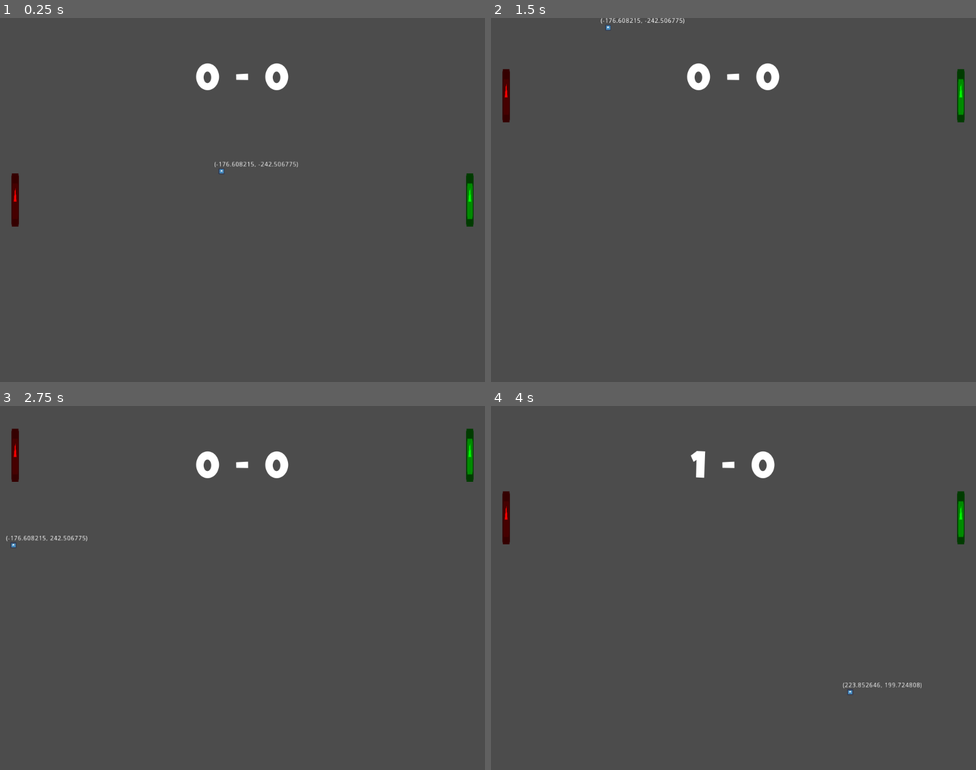
Above: before the commit, frames 1-4 (two rows, left to right).
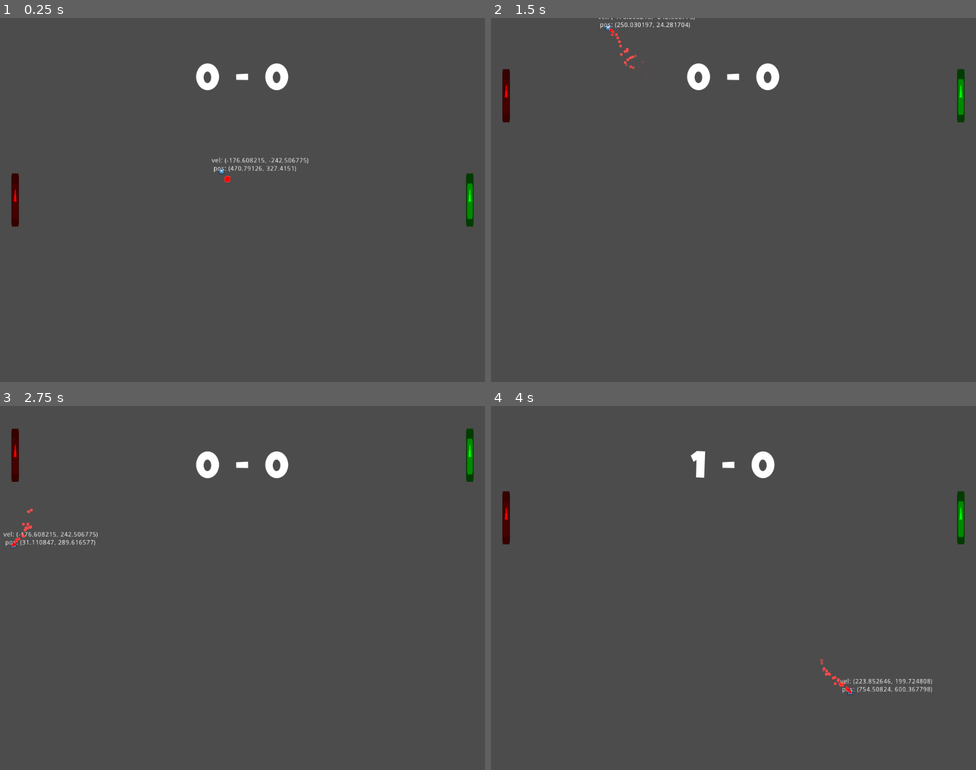
Above: after the commit, the same moments.

Repository: lpabion/pong-revival
Game: Godot game, scene res://main/Main.tscn
Two runs of this game, one before a commit and one after it. Both use one fixed random seed, a clock stepped at 60 frames per second and the inputs below. The engine's default icon, where the game draws it, is replaced by a stand-in: a white triangle on a blue panel in a dark square.
Inputs:
- Up to frame 1 (0.25 s): no input
- Up to frame 2 (1.5 s): hold Up (ui_up) 0.53-1.28 s; hold Down (ui_down) from 1.28 s (still down)
- Up to frame 3 (2.75 s): release Down (ui_down) at 2.03 s; hold Up (ui_up) from 2.03 s (still down)
- Up to frame 4 (4 s): release Up (ui_up) at 3.53 s; hold Down (ui_down) from 3.53 s (still down)

The runs differ from the first frame. In frame 1, 0.3% of the frame differs, in the area x 43-64%, y 38-46%; in frame 2, 0.3%; in frame 3, 0.4%; in frame 4, 0.4%, in the area x 67-91%, y 69-80%.

Commit message:
added particles on ball

Diff:
--- a/Main.gd
+++ b/Main.gd
@@ -28,7 +28,7 @@
     var bottom_wall_poly := CollisionPolygon2D.new()
     bottom_wall_poly.polygon = PoolVector2Array([Vector2(0, _screen_size.y), Vector2(_screen_size.x, _screen_size.y), Vector2(_screen_size.x, 768), Vector2(0, _screen_size.y)])
     bottom_wall.add_child(bottom_wall_poly)
-    bottom_wall.name = "borrom_wall"
+    bottom_wall.name = "bottom_wall"
     self.add_child(bottom_wall)
 
 
--- /dev/null
+++ b/ball/Particles.gd
@@ -0,0 +1,57 @@
+extends Node2D
+
+var particles := []
+var particles_number := 50
+
+
+func _ready() -> void:
+    particles = initialize_particles()
+
+
+func _draw() -> void:
+    for particle in particles:
+        draw_circle(particle[0], particle[2], particle[3])
+
+
+func _process(delta: float) -> void:
+    update_particles(delta)
+    update()
+
+
+func initialize_particles() -> Array:
+    var p_array := []
+
+    for n in range(particles_number):
+        p_array.append(new_particle())
+
+    return p_array
+
+
+func update_particles(delta: float) -> void:
+    for i in range(particles.size()):
+        particles[i][0] += particles[i][1] * delta
+        particles[i][3] = Color(255.0, 0.0, 0.0, particles[i][3][3] * 0.9)
+        particles[i][4] -= delta * 50
+        if particles[i][4] < 0:
+            particles[i] = new_particle()
+
+
+func new_particle() -> Array:
+    var parameters := []
+    var size := 3
+    var lifetime := rand_range(10.0, 200.0)
+    var rand_dir_x := rand_range(0.8, 1.0)
+    var rand_dir_y := rand_range(0.8, 1.0)
+    var position : Vector2 = get_parent().get_node("Ball").position
+    var velocity : Vector2 = get_parent().get_node("Ball").ball_velocity * 0.8
+    velocity.x *= rand_dir_x
+    velocity.y *= rand_dir_y
+    var color := Color(255.0, 0.0, 0.0, 1)
+
+    parameters.append(position)
+    parameters.append(velocity)
+    parameters.append(size)
+    parameters.append(color)
+    parameters.append(lifetime)
+
+    return parameters
--- a/ball/ball.gd
+++ b/ball/ball.gd
@@ -35,7 +35,7 @@
 
 
 func _physics_process(delta):
-    $ball_stats.text = str(ball_velocity)
+    $Ball_stats.text = "vel: " + str(ball_velocity) + "\n pos: " + str(position)
     var collision := move_and_collide(ball_velocity * delta)
 
     if collision:
--- a/ball/ball.tscn
+++ b/ball/ball.tscn
@@ -16,10 +16,10 @@
 [node name="CollisionShape2D" type="CollisionShape2D" parent="."]
 shape = SubResource( 1 )
 
-[node name="ball_stats" type="Label" parent="."]
-margin_left = -16.0
-margin_top = -21.0
-margin_right = 16.0
+[node name="Ball_stats" type="Label" parent="."]
+margin_left = -21.0
+margin_top = -29.0
+margin_right = 21.0
 margin_bottom = -7.0
 __meta__ = {
 "_edit_use_anchors_": false
--- a/main/Main.tscn
+++ b/main/Main.tscn
@@ -1,7 +1,8 @@
-[gd_scene load_steps=7 format=2]
+[gd_scene load_steps=8 format=2]
 
 [ext_resource path="res://Main.gd" type="Script" id=1]
 [ext_resource path="res://goal/Goal.tscn" type="PackedScene" id=2]
+[ext_resource path="res://particles/Particles.tscn" type="PackedScene" id=3]
 [ext_resource path="res://ball/ball.tscn" type="PackedScene" id=4]
 [ext_resource path="res://main/score.gd" type="Script" id=5]
 [ext_resource path="res://fonts/LuckiestGuy-Regular.ttf" type="DynamicFontData" id=6]
@@ -35,5 +36,7 @@
 __meta__ = {
 "_edit_use_anchors_": false
 }
+
+[node name="Particles" parent="." instance=ExtResource( 3 )]
 [connection signal="body_entered" from="Goals/left_goal" to="Ball" method="_on_left_goal_body_entered"]
 [connection signal="body_entered" from="Goals/right_goal" to="Ball" method="_on_right_goal_body_entered"]
--- /dev/null
+++ b/particles/Particles.tscn
@@ -0,0 +1,6 @@
+[gd_scene load_steps=2 format=2]
+
+[ext_resource path="res://ball/Particles.gd" type="Script" id=1]
+
+[node name="Particles" type="Node2D"]
+script = ExtResource( 1 )
